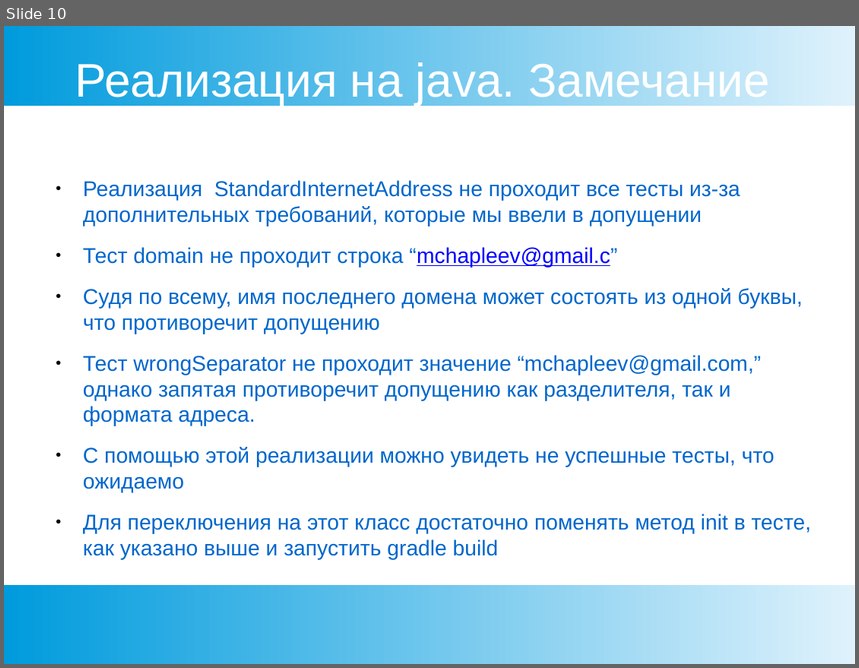
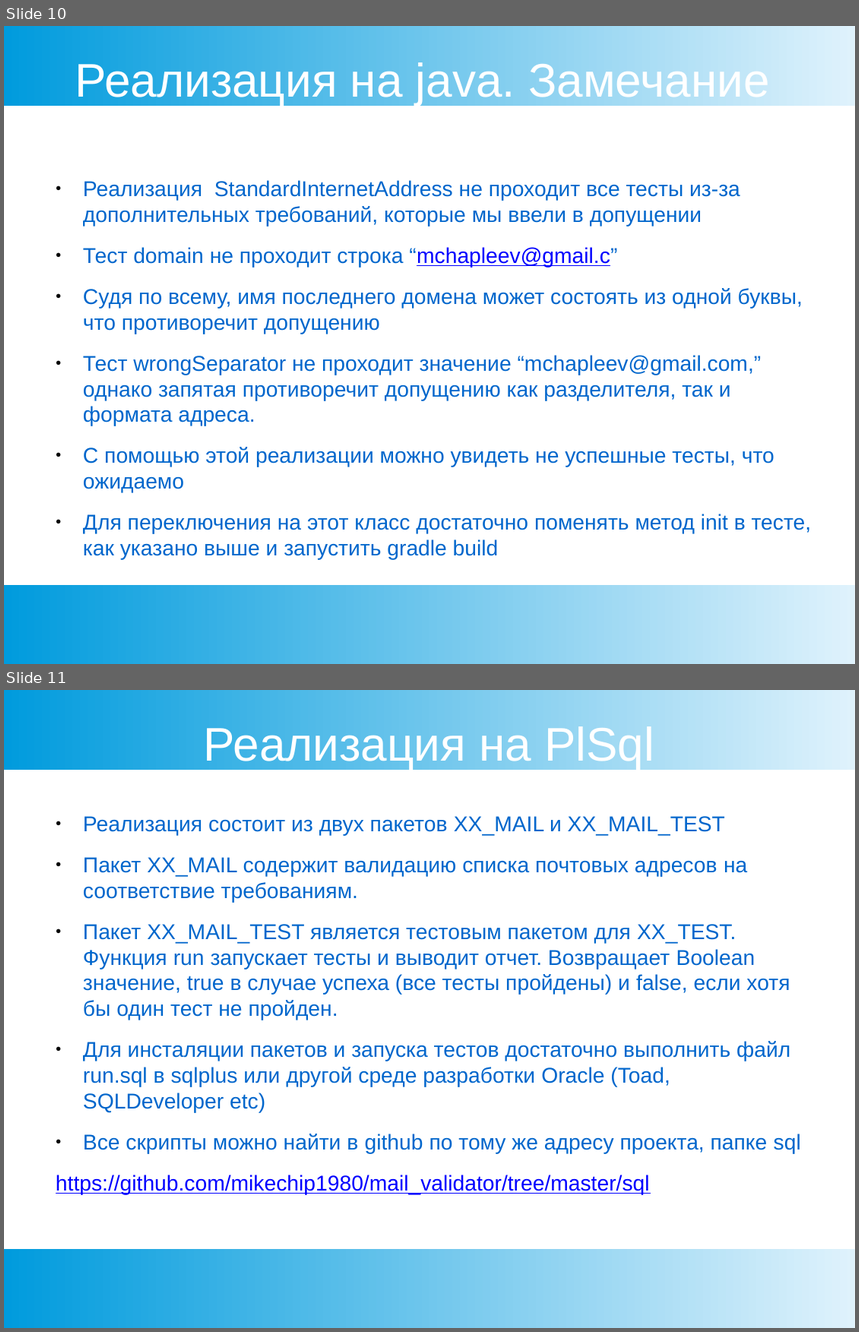
Before and after one commit to mikechip1980/mail_validator, a slide deck: Валидатор почты.pptx. Shown one above the other, each under a label of ours: slide 10 before the commit, slides 10 and 11 after it. The pictures are 859x668 and 859x1332 pixels, drawn with LibreOffice and Linux fonts; fonts in the diff are those of the drawing. Boxes give left, top, right and bottom in pixels: in the first picture for what was removed or moved away, otherwise in the second. Text is boxed around its words. In the diff, an @@ line names an element or a change of style, - is before the commit and + after.

Commit message:
ppt updated

```diff
--- a/Валидатор почты.pptx
+++ b/Валидатор почты.pptx
@@ slide 11 added at <box>4,690,855,1328</box>, background #FFFFFF; not listed: 2 template elements that a slide beside it also shows @@
@@ text added at <box>204,723,655,770</box>, 44 pt, text #FFFFFF @@
+Реализация на PlSql
@@ text added at <box>56,816,801,1195</box>, 20 pt, text #0066CC @@
+● Реализация состоит из двух пакетов XX_MAIL и XX_MAIL_TEST
+● Пакет XX_MAIL содержит валидацию списка почтовых адресов на соответствие требованиям.
+● Пакет XX_MAIL_TEST является тестовым пакетом для XX_TEST. Функция run запускает тесты и выводит отчет. Возвращает Boolean значение, true в случае успеха (все тесты пройдены) и false, если хотя бы один тест не пройден.
+● Для инсталяции пакетов и запуска тестов достаточно выполнить файл run.sql в sqlplus или другой среде разработки Oracle (Toad, SQLDeveloper etc)
+● Все скрипты можно найти в github по тому же адресу проекта, папке sql
+https://github.com/mikechip1980/mail_validator/tree/master/sql
```
Also in this commit, not shown: 1 other slide added.
